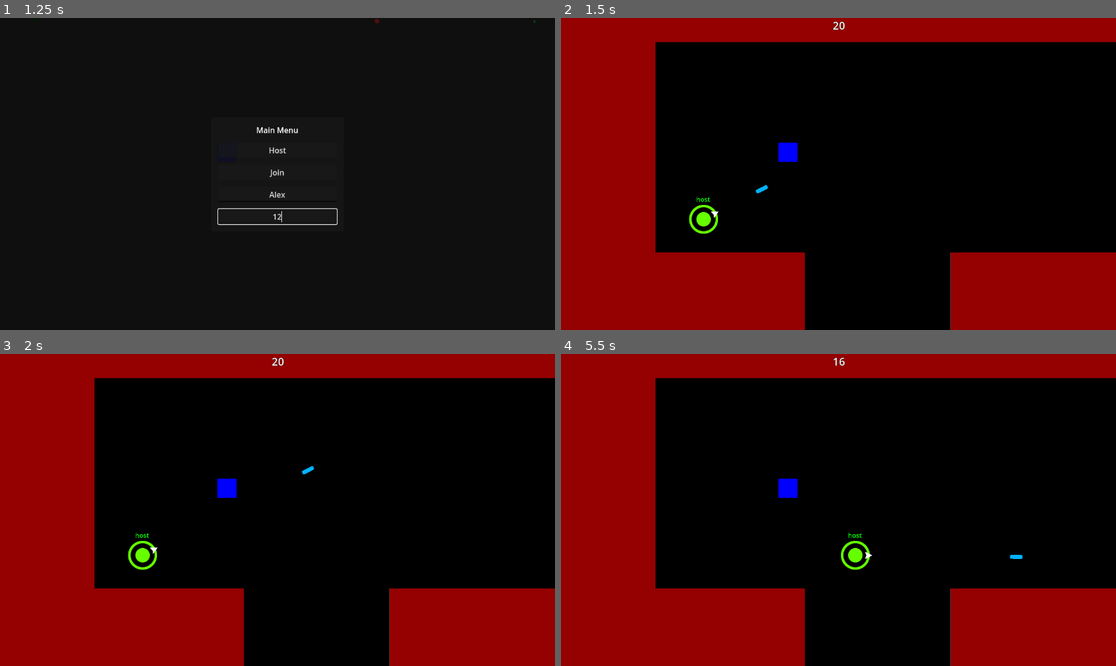
Above: before the commit, frames 1-4 (two rows, left to right).
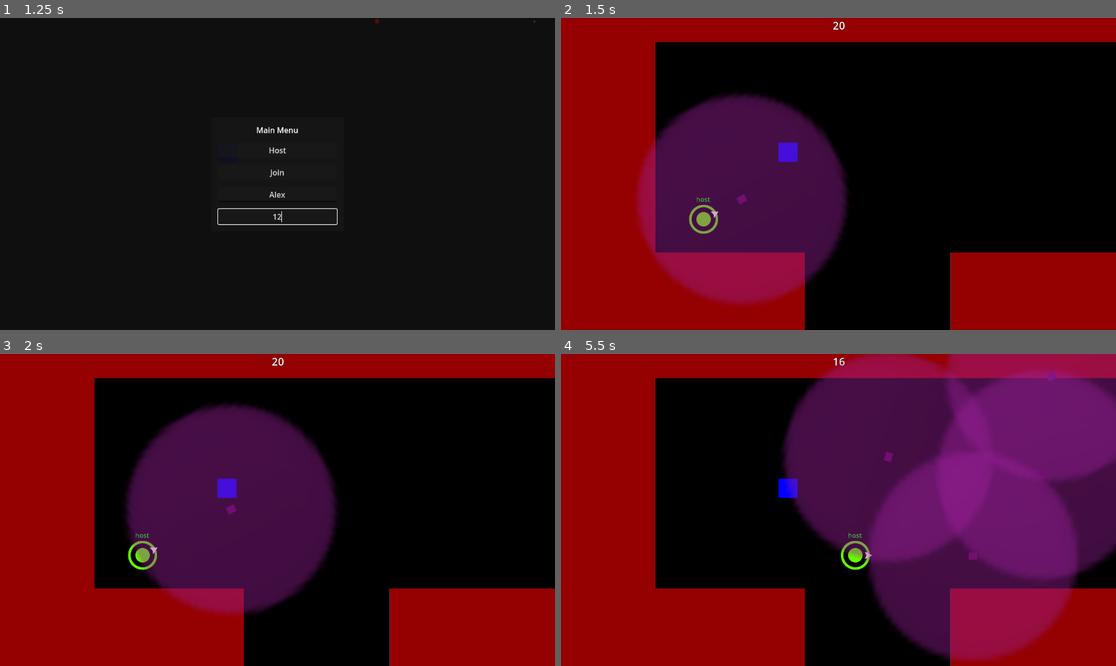
Above: after the commit, the same moments.

Repository: Pkepowicz/Infinite-Onslaught
Game: Godot game, scene res://assets/scenes/world.tscn
Two runs of this game, one before a commit and one after it. Both use one fixed random seed, a clock stepped at 60 frames per second and the inputs below. The engine's default icon, where the game draws it, is replaced by a stand-in: a white triangle on a blue panel in a dark square.
Inputs (mouse positions are in pixels of both pictures, inside the frame that each line leads up to):
- Up to frame 1 (1.25 s): click (277, 192) at 0.52 s; type "Alex" at 0.6 s; click (277, 217) at 0.75 s; type "12" at 0.83 s
- Up to frame 2 (1.5 s): click "Host" at 1.25 s
- Up to frame 3 (2 s): no input
- Up to frame 4 (5.5 s): move the mouse to (960, 494) at 2.02 s; hold Right (ui_right) 2.03-2.78 s; click (960, 494) at 2.1 s; move the mouse to (727, 525) at 2.77 s; hold Down (ui_down) 2.78-3.53 s; right-click (727, 525) at 2.85 s; move the mouse to (894, 441) at 3.52 s; hold Right (ui_right) 3.53-4.28 s; click (894, 441) at 3.6 s; move the mouse to (810, 572) at 4.27 s; hold Up (ui_up) 4.28-5.03 s; right-click (810, 572) at 4.35 s; move the mouse to (1005, 556) at 5.02 s; hold Left (ui_left) from 5.03 s (still down); click (1005, 556) at 5.1 s

Frame 1 is identical in both runs. In frame 2, 20% of the frame differs, in the area x 13-52%, y 24-92%; in frame 3, 20%; in frame 4, 47%, in the area x 40-100%, y 0-99%.

Commit message:
basic sucking projectile working

Diff:
--- a/assets/player/player.tscn
+++ b/assets/player/player.tscn
@@ -1,7 +1,7 @@
 [gd_scene load_steps=13 format=3 uid="uid://ikci0cwvea7n"]
 
 [ext_resource type="Script" path="res://assets/player/Player.gd" id="1_sjxtg"]
-[ext_resource type="PackedScene" uid="uid://hhg0e3ylkxlg" path="res://assets/player/weapons/bullet.tscn" id="2_3wu67"]
+[ext_resource type="PackedScene" uid="uid://b2knovo3xa8dn" path="res://assets/player/weapons/SuckingProjetile/sucking_bullet.tscn" id="2_4xk1n"]
 [ext_resource type="Texture2D" uid="uid://elgqakv6t04k" path="res://assets/Client/shapes/full_circle.png" id="3_2s61k"]
 [ext_resource type="Texture2D" uid="uid://c4two7ckobbve" path="res://assets/icon.svg" id="3_uey2i"]
 [ext_resource type="Texture2D" uid="uid://cprcicf4r003o" path="res://assets/Client/loadingCircle/circle.png" id="4_1hs0d"]
@@ -32,7 +32,7 @@
 collision_layer = 0
 collision_mask = 0
 script = ExtResource("1_sjxtg")
-bullet = ExtResource("2_3wu67")
+bullet = ExtResource("2_4xk1n")
 
 [node name="Graphics" type="Node2D" parent="."]
 
@@ -73,6 +73,8 @@
 [node name="HitBox" parent="." instance=ExtResource("4_661v0")]
 max_hp = 5
 
+[node name="Area2D" parent="HitBox" index="0" groups=["Player_hitbox"]]
+
 [node name="CollisionShape2D" parent="HitBox/Area2D" index="0"]
 shape = SubResource("CircleShape2D_6xo8u")
 
--- /dev/null
+++ b/assets/player/weapons/SuckingProjetile/sucking_bullet.gd
@@ -0,0 +1,31 @@
+extends CharacterBody2D
+
+
+var speed = 250.0
+var direction : Vector2
+var parent: Node
+var knockback_force: float
+var damage: int
+
+# Called when the node enters the scene tree for the first time.
+func _ready() -> void:
+	direction = Vector2(1,0).rotated(rotation)
+	delete_on_timer(6)
+
+
+# Called every frame. 'delta' is the elapsed time since the previous frame.
+func _process(delta: float) -> void:
+	speed = max(0, speed -0.52)
+	velocity = speed * direction
+
+	move_and_slide()
+	var overlapping_objects = $Area2D.get_overlapping_areas()
+	for object in overlapping_objects:
+		if object.is_in_group("Player_hitbox") and object.get_parent().get_parent() != parent:
+			var dir_vector = -position.direction_to(object.global_position).normalized()
+			object.get_parent().get_parent().velocity += dir_vector * 120
+
+
+func delete_on_timer(seconds):
+	await get_tree().create_timer(seconds).timeout
+	queue_free()
--- /dev/null
+++ b/assets/player/weapons/SuckingProjetile/sucking_bullet.tscn
@@ -0,0 +1,29 @@
+[gd_scene load_steps=4 format=3 uid="uid://b2knovo3xa8dn"]
+
+[ext_resource type="Script" path="res://assets/player/weapons/SuckingProjetile/sucking_bullet.gd" id="1_808et"]
+[ext_resource type="Texture2D" uid="uid://cm188oe1lwx55" path="res://assets/Client/loadingCircle/icons8-white-circle-48.png" id="2_4vaa1"]
+
+[sub_resource type="CircleShape2D" id="CircleShape2D_sl3yy"]
+radius = 219.064
+
+[node name="SuckingBullet" type="CharacterBody2D"]
+script = ExtResource("1_808et")
+
+[node name="ColorRect" type="ColorRect" parent="."]
+offset_left = -9.0
+offset_top = -8.0
+offset_right = 9.0
+offset_bottom = 7.0
+color = Color(0.309804, 0, 0.309804, 1)
+
+[node name="Area2D" type="Area2D" parent="."]
+collision_layer = 2
+collision_mask = 2
+
+[node name="CollisionShape2D" type="CollisionShape2D" parent="Area2D"]
+shape = SubResource("CircleShape2D_sl3yy")
+
+[node name="Sprite2D" type="Sprite2D" parent="."]
+modulate = Color(0.67451, 0.137255, 0.670588, 0.415686)
+scale = Vector2(12, 12)
+texture = ExtResource("2_4vaa1")
Binary file added: assets/Client/loadingCircle/icons8-white-circle-48.png
Not shown, added: assets/Client/loadingCircle/icons8-white-circle-48.png.import
